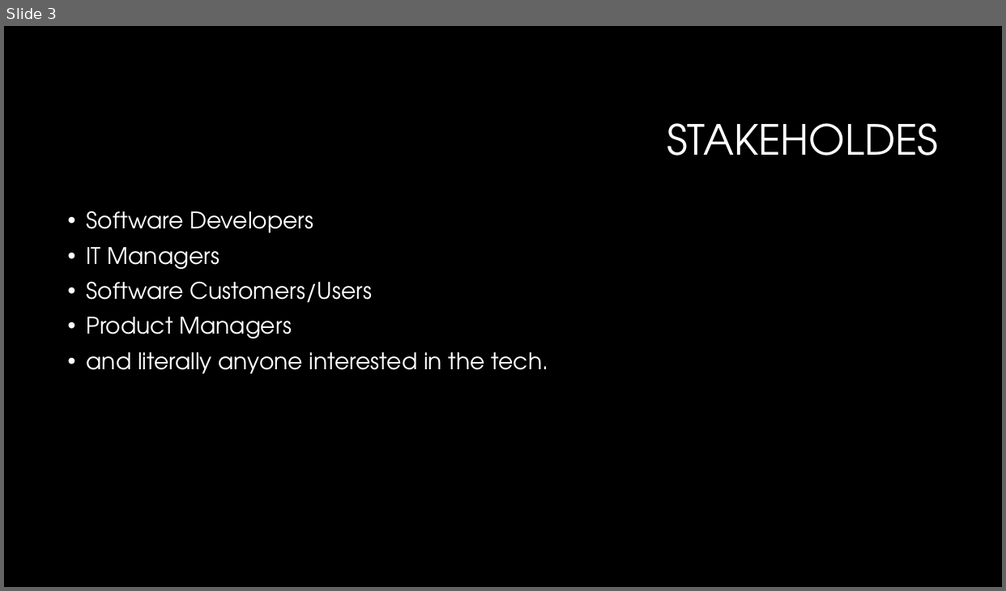
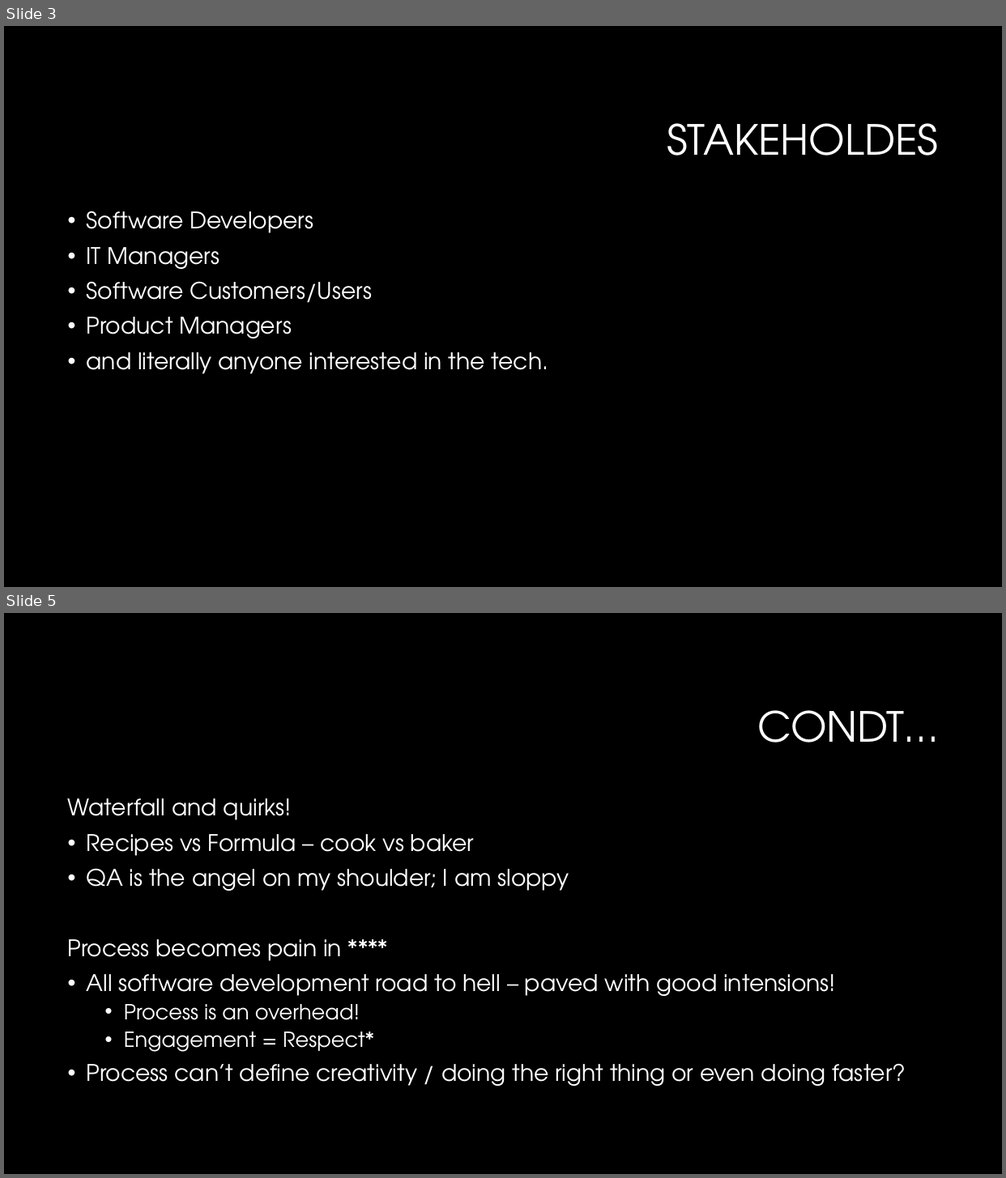
Before and after one commit to robin-carry/presentations, a slide deck: books/BeyondLegacyCode-TL;DR.pptx. Shown one above the other, each under a label of ours: slide 3 before the commit, slides 3 and 5 after it; the slides between them are not shown. The pictures are 1006x591 and 1006x1178 pixels, drawn with LibreOffice and Linux fonts; fonts in the diff are those of the drawing; background and template pictures are left out. Boxes give left, top, right and bottom in pixels: in the first picture for what was removed or moved away, otherwise in the second. Text is boxed around its words. In the diff, an @@ line names an element or a change of style, - is before the commit and + after.

```diff
--- a/books/BeyondLegacyCode-TL;DR.pptx
+++ b/books/BeyondLegacyCode-TL;DR.pptx
@@ slide 5 added at bbox=[4, 613, 1002, 1174], background #000000 @@
@@ title added at bbox=[757, 710, 938, 743], 40 pt, text #FFFFFF @@
+CONDT…
@@ text added at bbox=[68, 798, 906, 1086], 22 pt, text #FFFFFF @@
+Waterfall and quirks!
+• Recipes vs Formula – cook vs baker
+• QA is the angel on my shoulder; I am sloppy
+Process becomes pain in ****
+• All software development road to hell – paved with good intensions!
+  • Process is an overhead!
+  • Engagement = Respect*
+• Process can’t define creativity / doing the right thing or even doing faster?
```
Also in this commit, not shown: 1 other slide added.
